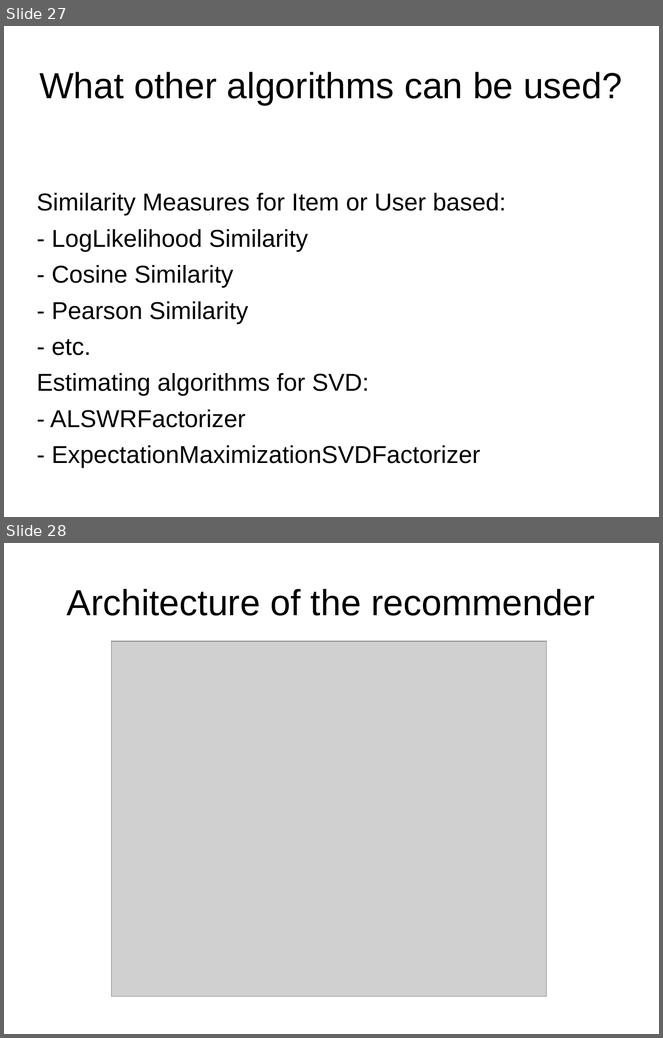
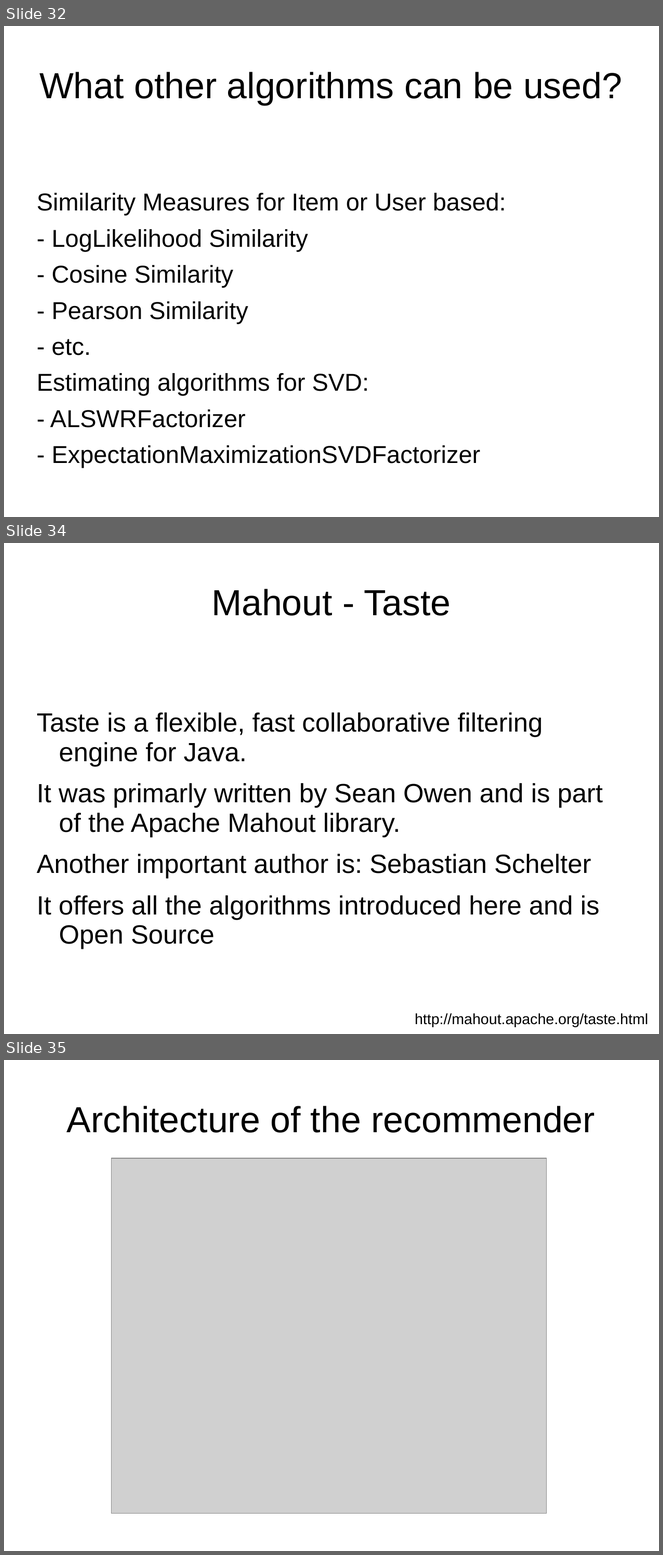
Before and after one commit to ManuelB/facebook-recommender-demo, a slide deck: docs/Talk-BedCon-Berlin-2012.odp. Shown one above the other, each under a label of ours: slides 27 and 28 before the commit, slides 32, 34 and 35 after it; the slides between them are not shown. The pictures are 663x1038 and 663x1555 pixels, drawn with LibreOffice and Linux fonts; fonts in the diff are those of the drawing; grey boxes stand for pictures; background and template pictures are left out. Boxes give left, top, right and bottom in pixels: in the first picture for what was removed or moved away, otherwise in the second. Text is boxed around its words. In the diff, an @@ line names an element or a change of style, - is before the commit and + after.

```diff
--- a/docs/Talk-BedCon-Berlin-2012.odp
+++ b/docs/Talk-BedCon-Berlin-2012.odp
@@ slide 34 added at (4,543,659,1034), background picture (left out) @@
@@ title added at (211,589,451,616), 44 pt, text #000000 @@
+Mahout - Taste
@@ text added at (37,713,603,950), 32 pt, text #000000 @@
+Taste is a flexible, fast collaborative filtering engine for Java.
+It was primarly written by Sean Owen and is part of the Apache Mahout library.
+Another important author is: Sebastian Schelter
+It offers all the algorithms introduced here and is Open Source
@@ text added at (415,1014,648,1028), 18 pt, text #000000 @@
+http://mahout.apache.org/taste.html
@@ what was slide 27 is now slide 32 @@
@@ what was slide 28 is now slide 35 @@
```
Also in this commit, not shown: 9 slides changed, 10 other slides added, 2 slides removed, 7 other files.
